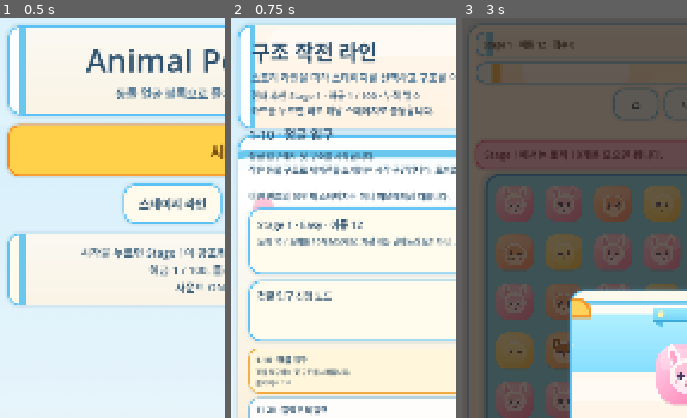
Above: before the commit, frames 1-3 (left to right).
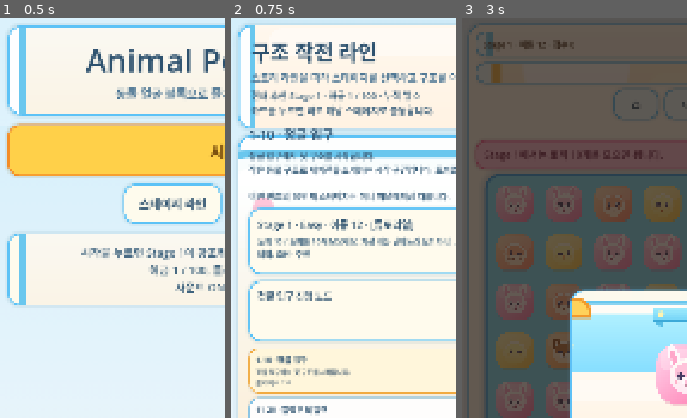
Above: after the commit, the same moments.

Repository: shinehand/3MatchGame
Game: Godot game, scene res://scenes/main.tscn
The game is run twice, just before and just after one commit, with the same random seed, the same clock (stepped at 60 frames per second) and the same inputs.
Inputs (mouse positions are % of the whole screen's width and height, from its top left):
- Up to frame 1 (0.5 s): no input
- Up to frame 2 (0.75 s): click "스테이지 라인" at 0.5 s
- Up to frame 3 (3 s): click "홈으로" at 1.25 s; click "시작" at 2 s; click (26, 67) at 2.75 s
The pictures show only the part of the screen within x 0-50%, y 0-50%; the shares and areas given below are measured in that part.

Frame 1 is identical in both runs. In frame 2, 0.7% of the frame differs, in the area x 11-81%, y 50-61%; in frame 3, nothing differs.
Error in both runs: Invalid access to property or key 'theme_override_constants' on a base object of type 'VBoxContainer'. (res://scripts/stage_select.gd:276)

Commit message:
Implement P1+P2 next dev tasks: overlay normalization, stage detail, tutorial save, reward info
Co-authored-by: shinehand <21193531+shinehand@users.noreply.github.com>
Agent-Logs-Url: https://github.com/shinehand/3MatchGame/sessions/df821e19-7513-4d27-ad83-e18c525bf91d

Diff:
--- a/scripts/game_session.gd
+++ b/scripts/game_session.gd
@@ -11,6 +11,7 @@
 	"best_star_by_stage_id": {},
 	"sound_enabled": true,
 	"haptics_enabled": true,
+	"seen_tutorial_stage_ids": [],
 }
 
 
@@ -34,6 +35,7 @@
 	_save_data["best_star_by_stage_id"] = Dictionary(parsed.get("best_star_by_stage_id", {}))
 	_save_data["sound_enabled"] = bool(parsed.get("sound_enabled", true))
 	_save_data["haptics_enabled"] = bool(parsed.get("haptics_enabled", true))
+	_save_data["seen_tutorial_stage_ids"] = Array(parsed.get("seen_tutorial_stage_ids", []))
 
 
 static func save_state() -> void:
@@ -141,3 +143,17 @@
 	if Engine.has_singleton("Feedback") or typeof(Feedback) != TYPE_NIL:
 		Feedback.sound_enabled = get_sound_enabled()
 		Feedback.haptics_enabled = get_haptics_enabled()
+
+
+static func is_tutorial_seen(stage_id: int) -> bool:
+	load_state()
+	return Array(_save_data.get("seen_tutorial_stage_ids", [])).has(stage_id)
+
+
+static func mark_tutorial_seen(stage_id: int) -> void:
+	load_state()
+	var seen: Array = Array(_save_data.get("seen_tutorial_stage_ids", []))
+	if not seen.has(stage_id):
+		seen.append(stage_id)
+		_save_data["seen_tutorial_stage_ids"] = seen
+		save_state()
--- a/scripts/gameplay.gd
+++ b/scripts/gameplay.gd
@@ -970,19 +970,21 @@
 		stage_state = "cleared"
 		Feedback.play_stage_clear()
 		var star_count := _stage_star_rating()
+		var prev_best := GameSession.get_best_stars(_current_stage_id())
 		GameSession.record_stage_result(_current_stage_id(), score, star_count)
 		var star_text := _build_star_text(star_count)
+		var unlock_text := _build_unlock_text(star_count, prev_best)
 		if current_stage_index == stage_defs.size() - 1:
 			_set_status("최종 스테이지 클리어. 홈으로 돌아가거나 다시 플레이할 수 있습니다.")
 			_show_overlay("모든 스테이지 클리어", "%s\nEasy, Normal, Hard 스테이지를 모두 완료했습니다.\n홈으로 돌아가거나 피날레를 다시 플레이할 수 있습니다." % star_text, "all_clear", "홈으로", "다시 플레이", true)
 		else:
 			_set_status("%s 클리어. 홈으로 돌아가거나 다음 스테이지로 이어서 진행할 수 있습니다." % _current_stage()["name"])
-			_show_overlay("%s 클리어" % _current_stage()["name"], "%s\n구조에 성공했습니다.\n홈으로 돌아가거나 다음 스테이지로 이동할 수 있습니다." % star_text, "clear_stage", "다음 스테이지", "홈으로", true)
+			_show_overlay("%s 클리어" % _current_stage()["name"], "%s\n%s\n홈으로 돌아가거나 다음 스테이지로 이동할 수 있습니다." % [star_text, unlock_text], "clear_stage", "다음 스테이지", "홈으로", true)
 	elif remaining_moves <= 0:
 		stage_state = "failed"
 		Feedback.play_stage_fail()
 		_set_status("이동 수를 모두 사용했습니다. 재시작으로 다시 도전하세요.")
-		_show_overlay("%s 실패" % _current_stage()["name"], "목표를 달성하지 못했습니다.\n%s\n같은 스테이지를 다시 시도해 보세요." % _build_failure_hint(), "restart_stage", "재도전", "", false)
+		_show_overlay("%s 실패" % _current_stage()["name"], "목표를 달성하지 못했습니다.\n%s\n같은 스테이지를 다시 시도해 보세요." % _build_failure_hint(), "restart_stage", "재도전", "홈으로", true)
 	_update_hud()
 
 
@@ -1302,14 +1304,15 @@
 	var action: String = overlay_action
 	_hide_overlay()
 
-	if action == "next_stage":
-		_start_stage(current_stage_index)
-	elif action == "clear_stage":
+	if action == "clear_stage":
 		GameSession.save_state()
 		get_tree().change_scene_to_file("res://scenes/main.tscn")
 	elif action == "all_clear":
 		_start_stage(current_stage_index)
 	elif action == "resume_stage":
+		GameSession.save_state()
+		get_tree().change_scene_to_file("res://scenes/main.tscn")
+	elif action == "restart_stage":
 		GameSession.save_state()
 		get_tree().change_scene_to_file("res://scenes/main.tscn")
 
@@ -1494,6 +1497,20 @@
 	return "클리어 등급 %s" % stars
 
 
+func _build_unlock_text(star_count: int, prev_best: int) -> String:
+	var next_id := _current_stage_id() + 1
+	if current_stage_index >= stage_defs.size() - 1:
+		return "모든 스테이지를 완료했습니다."
+	if prev_best == 0:
+		return "Stage %d 해금" % next_id
+	var prev_stars := ""
+	for _i in range(prev_best):
+		prev_stars += "★"
+	if star_count > prev_best:
+		return "최고 등급 갱신 · Stage %d 해금" % next_id
+	return "이전 기록 %s · Stage %d 해금" % [prev_stars, next_id]
+
+
 func _build_failure_hint() -> String:
 	if _target_blockers() > 0 and cleared_blockers < _target_blockers():
 		return "특수 블록으로 덤불 구역을 함께 정리해 보세요."
@@ -1503,10 +1520,12 @@
 
 
 func _setup_tutorial() -> void:
-	tutorial_enabled = _is_soft_tutorial_stage(_current_stage_id())
+	var is_tutorial_stage := _is_soft_tutorial_stage(_current_stage_id())
+	tutorial_enabled = is_tutorial_stage and not GameSession.is_tutorial_seen(_current_stage_id())
 	tutorial_step = 0 if tutorial_enabled else -1
 	tutorial_banner.visible = tutorial_enabled
 	if tutorial_enabled:
+		GameSession.mark_tutorial_seen(_current_stage_id())
 		_update_tutorial_banner()
 
 
--- a/scripts/stage_select.gd
+++ b/scripts/stage_select.gd
@@ -363,25 +363,49 @@
 
 func _build_selected_stage_title(stage_def: Dictionary, meta: Dictionary) -> String:
 	var stage_id := int(stage_def.get("id", 0))
+	var is_tutorial := not String(stage_def.get("tutorial", "")).is_empty()
+	var tutorial_badge := " · [튜토리얼]" if is_tutorial else ""
 	if stage_id == 100:
-		return "Stage 100 · 거대한 코끼리 구출"
+		return "Stage 100 · 거대한 코끼리 구출%s" % tutorial_badge
 	if stage_id % 10 == 0:
-		return "%s 피날레 · %s" % [String(meta.get("title", "피날레")), String(stage_def.get("name", "Stage"))]
-	return "%s · %s · 이동 %d" % [
+		return "%s 피날레 · %s%s" % [String(meta.get("title", "피날레")), String(stage_def.get("name", "Stage")), tutorial_badge]
+	return "%s · %s · 이동 %d%s" % [
 		String(stage_def.get("name", "Stage")),
 		String(stage_def.get("difficulty", "Easy")),
 		int(stage_def.get("moves", 0)),
+		tutorial_badge,
 	]
 
 
 func _build_selected_stage_body(stage_def: Dictionary, meta: Dictionary) -> String:
 	var stage_id := int(stage_def.get("id", 0))
 	var goal_summary := _build_goal_summary(stage_def).trim_prefix("목표: ")
+	var best_stars := GameSession.get_best_stars(stage_id)
+	var record_text := ""
+	if best_stars > 0:
+		var stars := ""
+		for _i in range(best_stars):
+			stars += "★"
+		record_text = " · 최고 %s" % stars
+	var theme_text := _theme_display_name(String(stage_def.get("theme_key", "meadow_1")))
+	var recommended := GameSession.get_selected_stage_id() == stage_id
+	var meta_parts: Array[String] = []
+	if not theme_text.is_empty():
+		meta_parts.append(theme_text)
+	if recommended:
+		meta_parts.append("추천")
+	var meta_line := " · ".join(meta_parts)
 	if stage_id == 100:
-		return "마지막 구조 작전입니다.\n%s / 연쇄와 특수 블록을 계획적으로 사용하세요" % goal_summary
+		return "마지막 구조 작전입니다.\n%s / 연쇄와 특수 블록을 계획적으로 사용하세요%s" % [goal_summary, record_text]
 	if stage_id % 10 == 0:
-		return "%s / 다음 구역을 여는 마지막 구조입니다" % goal_summary
-	return "%s / %s" % [goal_summary, _short_hint(String(stage_def.get("tutorial", "")))]
+		var body := "%s / 다음 구역을 여는 마지막 구조입니다%s" % [goal_summary, record_text]
+		if not meta_line.is_empty():
+			body += "\n%s" % meta_line
+		return body
+	var body := "%s / %s%s" % [goal_summary, _short_hint(String(stage_def.get("tutorial", ""))), record_text]
+	if not meta_line.is_empty():
+		body += "\n%s" % meta_line
+	return body
 
 
 func _short_hint(source_text: String) -> String:
@@ -418,6 +442,32 @@
 			return animal_id
 
 
+func _theme_display_name(theme_key: String) -> String:
+	match theme_key:
+		"meadow_1":
+			return "테마: 초원"
+		"meadow_2":
+			return "테마: 초원 심화"
+		"meadow_3":
+			return "테마: 초원 끝자락"
+		"forest_edge_1":
+			return "테마: 숲 경계"
+		"garden_1":
+			return "테마: 정원 1"
+		"garden_2":
+			return "테마: 정원 2"
+		"night_shade_1":
+			return "테마: 야간 그늘"
+		"skyline_1":
+			return "테마: 스카이라인 1"
+		"skyline_2":
+			return "테마: 스카이라인 2"
+		"finale_1":
+			return "테마: 피날레"
+		_:
+			return ""
+
+
 func _queue_layout_refresh() -> void:
 	call_deferred("_apply_responsive_layout")
 
Not shown, added: .codex/tasks/flow-dev-2026-03-22.md
